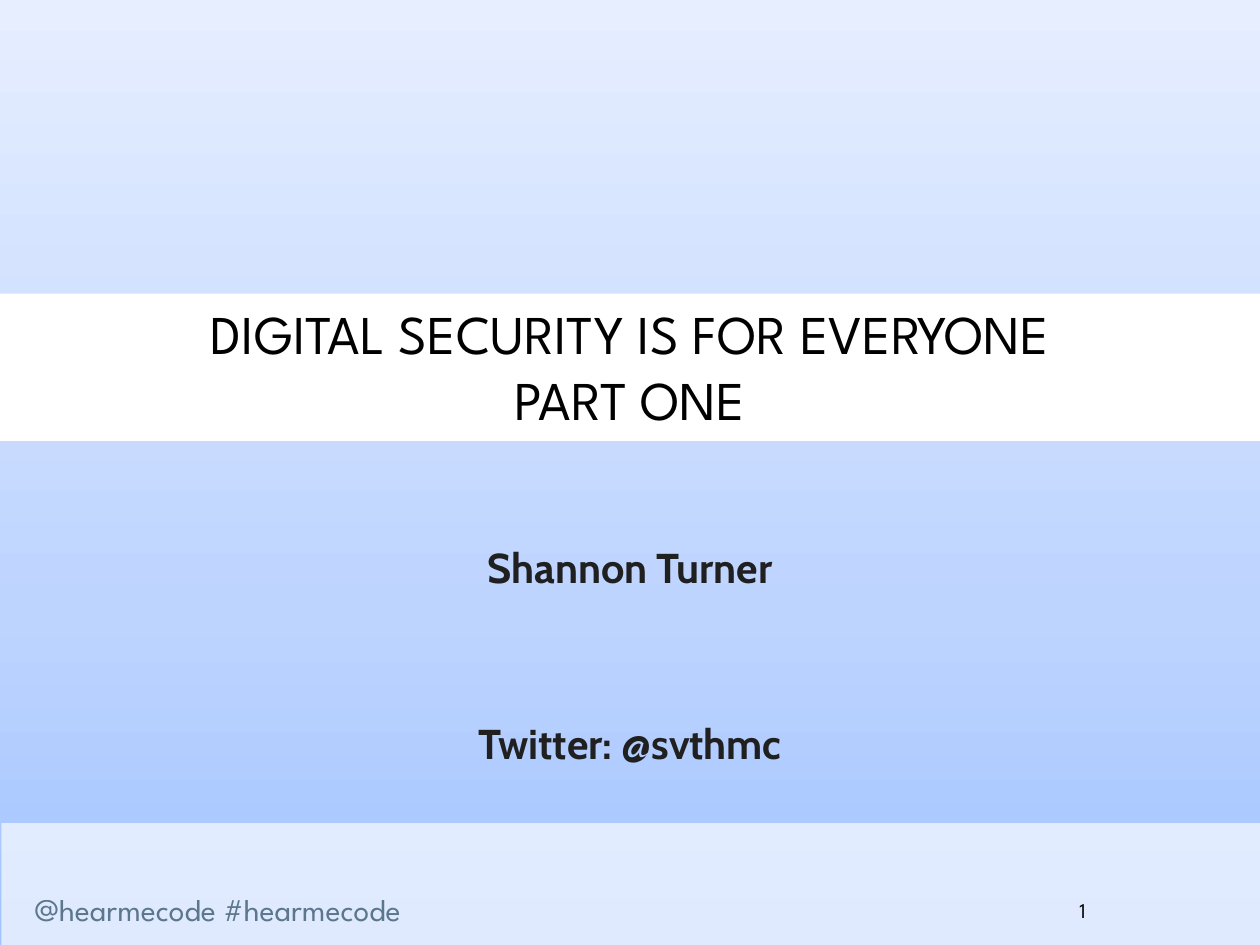
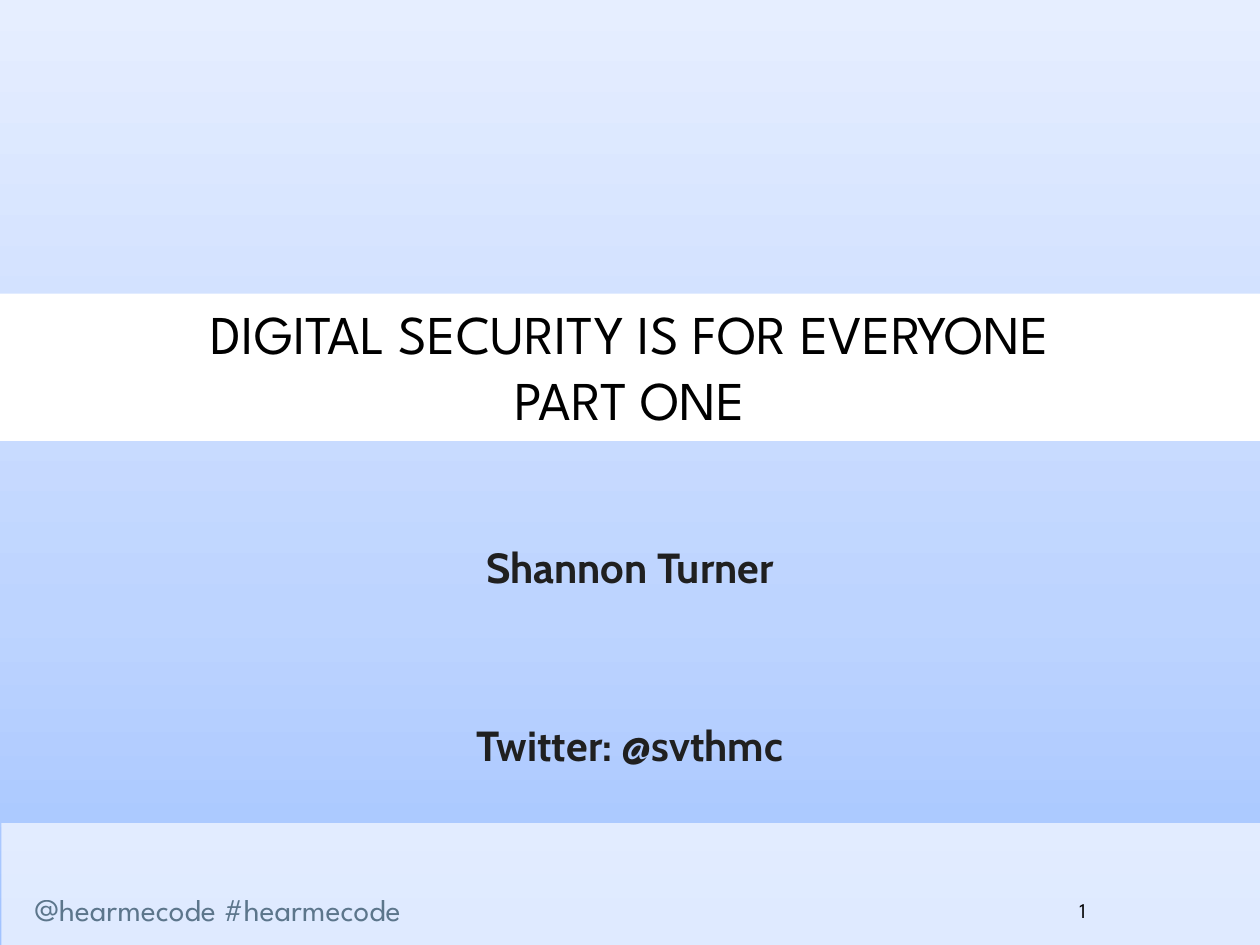
Before and after one commit to hearmecode/slides, a slide deck: slide 1 of Security is for Everyone/Part One/Hear Me Code - Security is for Everyone - Part One.pptx. Drawn at 1260x945 pixels with LibreOffice and Linux fonts; fonts in the diff are those of the drawing; background and template pictures are left out. Boxes give left, top, right and bottom in pixels: in the first picture for what was removed or moved away, otherwise in the second. Text is boxed around its words. In the diff, an @@ line names an element or a change of style, - is before the commit and + after.

```diff
--- a/Security is for Everyone/Part One/Hear Me Code - Security is for Everyone - Part One.pptx
+++ b/Security is for Everyone/Part One/Hear Me Code - Security is for Everyone - Part One.pptx
@@ subtitle "Shannon Turner" at box(477, 551, 783, 765): size 23.8 to 24 pt @@
```
Also in this commit, not shown: 2 other slides changed, 5 slides added, 2 other files.
